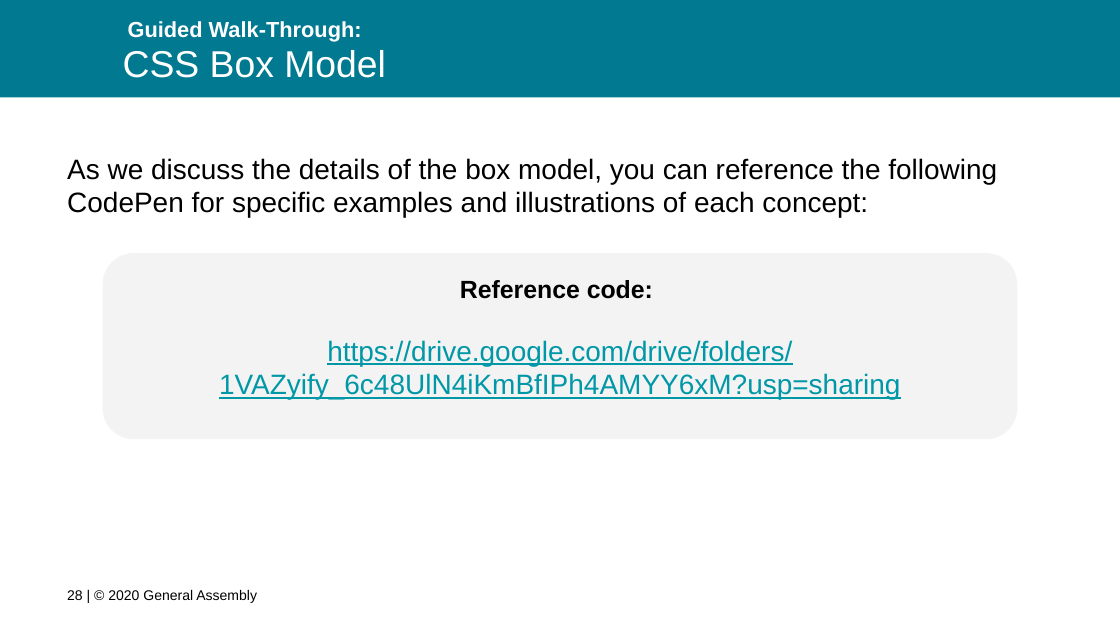
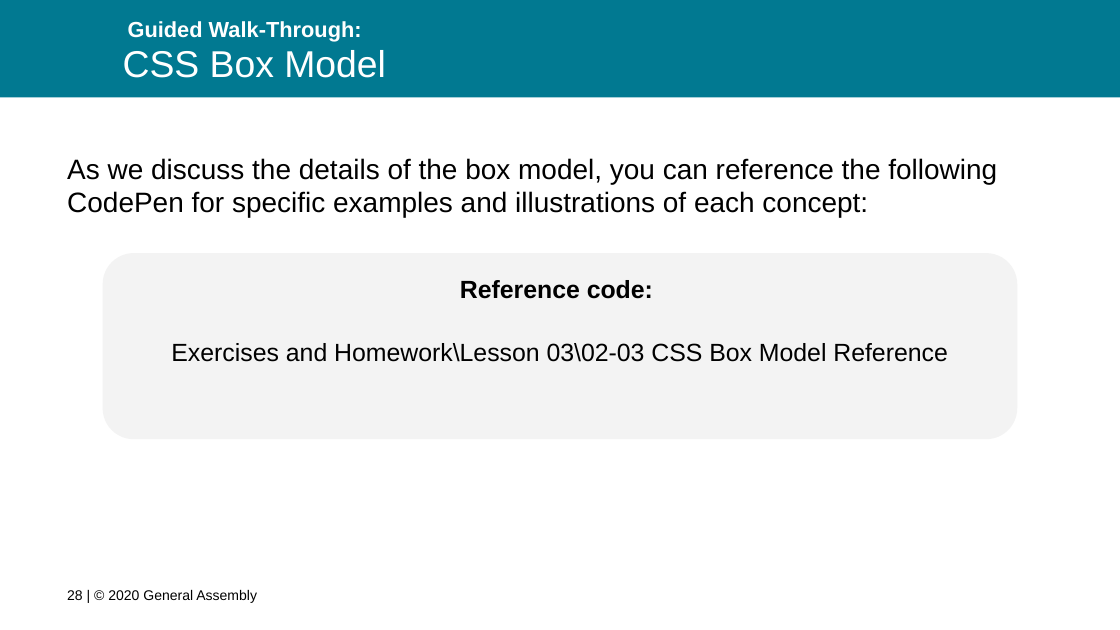
Before and after one commit to FEWD2022/Curriculum011822, a slide deck: slide 28 of Lesson Decks/03 Box Model - FEWD 3.2.pptx. Drawn at 1120x630 pixels with LibreOffice and Linux fonts; fonts in the diff are those of the drawing; background and template pictures are left out. Boxes give left, top, right and bottom in pixels: in the first picture for what was removed or moved away, otherwise in the second. Text is boxed around its words. In the diff, an @@ line names an element or a change of style, - is before the commit and + after.

```diff
--- a/Lesson Decks/03 Box Model - FEWD 3.2.pptx
+++ b/Lesson Decks/03 Box Model - FEWD 3.2.pptx
@@ text in rounded rectangle at (x1=171, y1=343, x2=948, y2=362): text changed; size 18 to 16 pt; text colour #0097A7 to #000000 @@
-https://drive.google.com/drive/folders/1VAZyify_6c48UlN4iKmBfIPh4AMYY6xM?usp=sharing
+Exercises and Homework\Lesson 03\02-03 CSS Box Model Reference
```
Also in this commit, not shown: 2 other slides changed, 1 other file.
